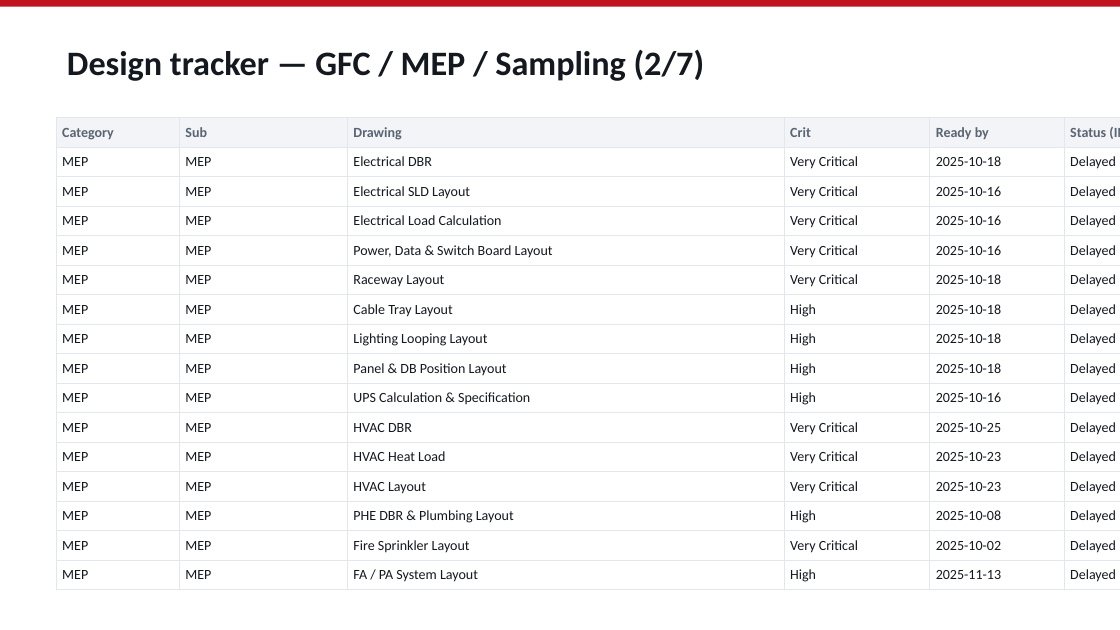
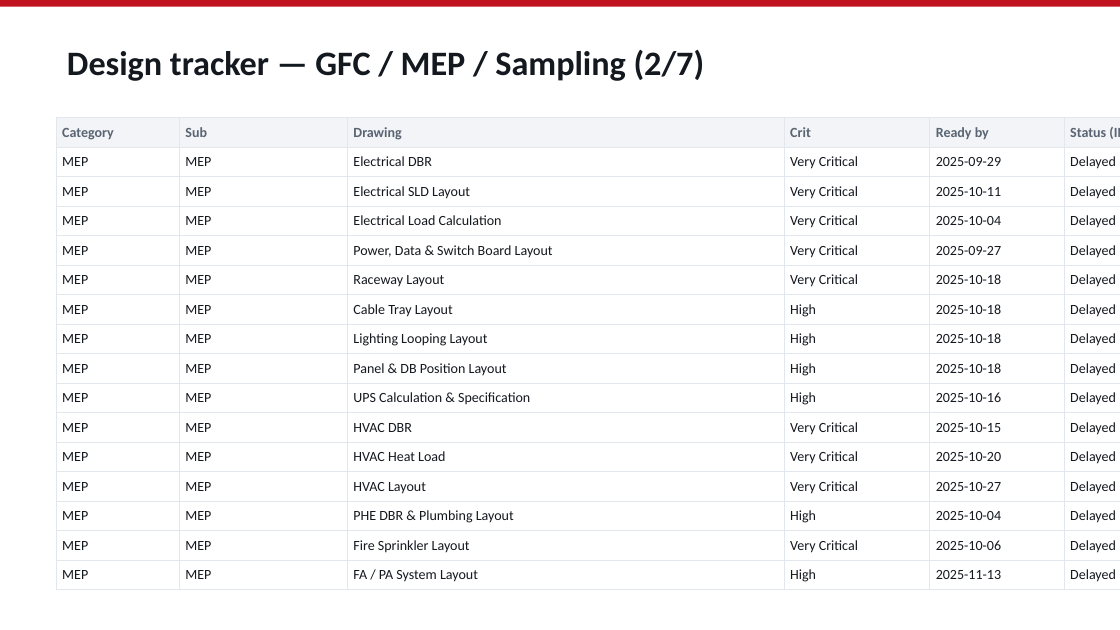
Before and after one commit to aayushdhoot/Planning-Engine, a slide deck: slide 19 of sample-output/emirates-internal-deck.pptx. Drawn at 1120x630 pixels with LibreOffice and Linux fonts; fonts in the diff are those of the drawing. Boxes give left, top, right and bottom in pixels: in the first picture for what was removed or moved away, otherwise in the second. Text is boxed around its words. In the diff, an @@ line names an element or a change of style, - is before the commit and + after.

```diff
--- a/sample-output/emirates-internal-deck.pptx
+++ b/sample-output/emirates-internal-deck.pptx
@@ table at <box>56,118,1120,586</box> @@
-row 2, column 5: 2025-10-18
+row 2, column 5: 2025-09-29
-row 2, column 7: 2025-10-23
+row 2, column 7: 2025-10-04
-row 3, column 5: 2025-10-16
+row 3, column 5: 2025-10-11
-row 3, column 7: 2025-10-23
+row 3, column 7: 2025-10-18
-row 4, column 5: 2025-10-16
+row 4, column 5: 2025-10-04
-row 4, column 7: 2025-10-23
+row 4, column 7: 2025-10-11
-row 5, column 5: 2025-10-16
+row 5, column 5: 2025-09-27
-row 5, column 7: 2025-10-23
+row 5, column 7: 2025-10-04
-row 11, column 5: 2025-10-25
+row 11, column 5: 2025-10-15
-row 11, column 7: 2025-10-30
+row 11, column 7: 2025-10-20
-row 12, column 5: 2025-10-23
+row 12, column 5: 2025-10-20
-row 12, column 7: 2025-10-30
+row 12, column 7: 2025-10-27
-row 13, column 5: 2025-10-23
+row 13, column 5: 2025-10-27
-row 13, column 7: 2025-10-30
+row 13, column 7: 2025-11-03
-row 14, column 5: 2025-10-08
+row 14, column 5: 2025-10-04
-row 14, column 7: 2025-10-13
+row 14, column 7: 2025-10-09
-row 15, column 5: 2025-10-02
+row 15, column 5: 2025-10-06
-row 15, column 7: 2025-10-12
+row 15, column 7: 2025-10-16
```
Also in this commit, not shown: 13 other slides changed, 25 other files.
